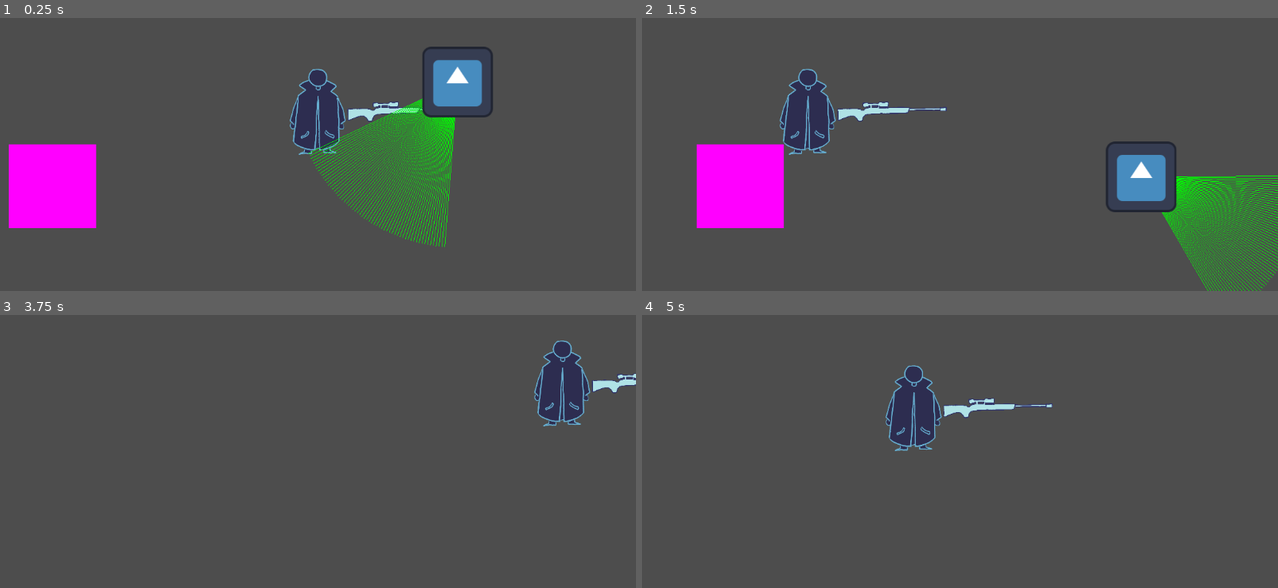
Above: before the commit, frames 1-4 (two rows, left to right).
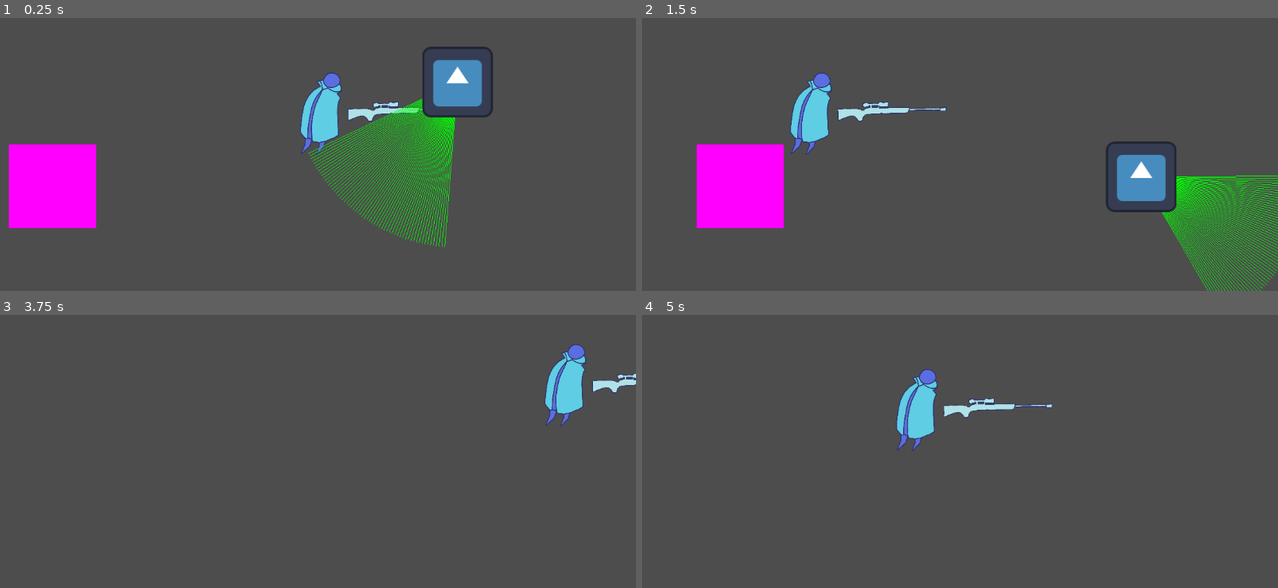
Above: after the commit, the same moments.

Repository: lonelyfloat/brackeys2025
Game: Godot game, scene res://basicTestScene.tscn
The game is run twice, just before and just after one commit, with the same random seed, the same clock (stepped at 60 frames per second) and the same inputs. The engine's default icon, where the game draws it, is replaced by a stand-in: a white triangle on a blue panel in a dark square.
Inputs:
- Up to frame 1 (0.25 s): no input
- Up to frame 2 (1.5 s): hold Right (ui_right) 0.53-1.28 s; hold Down (ui_down) from 1.28 s (still down)
- Up to frame 3 (3.75 s): tap Enter at 2, 3.5 s; release Down (ui_down) at 2.03 s; hold Right (ui_right) 2.03-2.78 s; tap Space at 2.75 s; hold Up (ui_up) 2.78-3.53 s; hold Left (ui_left) from 3.53 s (still down)
- Up to frame 4 (5 s): keep holding Left (ui_left)

The runs differ from the first frame. In frame 1, 2.0% of the frame differs, in the area x 45-55%, y 18-51%; in frame 2, 2.0%; in frame 3, 2.0%; in frame 4, 2.0%, in the area x 38-48%, y 18-50%.

Commit message:
player animation

Diff:
--- a/Player.tscn
+++ b/Player.tscn
@@ -1,8 +1,262 @@
-[gd_scene load_steps=5 format=3 uid="uid://b82xyl2dqnwky"]
-
-[ext_resource type="Texture2D" uid="uid://b1l118pwu5ui6" path="res://badAssasin.png" id="1_4mbxh"]
+[gd_scene load_steps=34 format=3 uid="uid://b82xyl2dqnwky"]
+
 [ext_resource type="Script" path="res://player.gd" id="1_xki20"]
+[ext_resource type="Texture2D" uid="uid://d2sjfw4jj2jjt" path="res://Spritesheet.png" id="2_sbp8o"]
 [ext_resource type="Texture2D" uid="uid://bsvn44hrrfjb0" path="res://sniber.png" id="3_npura"]
+
+[sub_resource type="AtlasTexture" id="AtlasTexture_nwfhp"]
+atlas = ExtResource("2_sbp8o")
+region = Rect2(1244, 3354, 622, 559)
+
+[sub_resource type="AtlasTexture" id="AtlasTexture_a1eis"]
+atlas = ExtResource("2_sbp8o")
+region = Rect2(1866, 3354, 622, 559)
+
+[sub_resource type="AtlasTexture" id="AtlasTexture_tc75q"]
+atlas = ExtResource("2_sbp8o")
+region = Rect2(622, 2795, 622, 559)
+
+[sub_resource type="AtlasTexture" id="AtlasTexture_dlmes"]
+atlas = ExtResource("2_sbp8o")
+region = Rect2(0, 2795, 622, 559)
+
+[sub_resource type="AtlasTexture" id="AtlasTexture_54y4a"]
+atlas = ExtResource("2_sbp8o")
+region = Rect2(0, 2236, 622, 559)
+
+[sub_resource type="AtlasTexture" id="AtlasTexture_0u7ks"]
+atlas = ExtResource("2_sbp8o")
+region = Rect2(622, 2236, 622, 559)
+
+[sub_resource type="AtlasTexture" id="AtlasTexture_dquxn"]
+atlas = ExtResource("2_sbp8o")
+region = Rect2(1244, 2795, 622, 559)
+
+[sub_resource type="AtlasTexture" id="AtlasTexture_w25yo"]
+atlas = ExtResource("2_sbp8o")
+region = Rect2(1866, 2795, 622, 559)
+
+[sub_resource type="AtlasTexture" id="AtlasTexture_d77cf"]
+atlas = ExtResource("2_sbp8o")
+region = Rect2(1244, 2236, 622, 559)
+
+[sub_resource type="AtlasTexture" id="AtlasTexture_j03jm"]
+atlas = ExtResource("2_sbp8o")
+region = Rect2(1866, 2236, 622, 559)
+
+[sub_resource type="AtlasTexture" id="AtlasTexture_0ciey"]
+atlas = ExtResource("2_sbp8o")
+region = Rect2(622, 3354, 622, 559)
+
+[sub_resource type="AtlasTexture" id="AtlasTexture_0vnig"]
+atlas = ExtResource("2_sbp8o")
+region = Rect2(0, 3354, 622, 559)
+
+[sub_resource type="AtlasTexture" id="AtlasTexture_11r3e"]
+atlas = ExtResource("2_sbp8o")
+region = Rect2(0, 1677, 622, 559)
+
+[sub_resource type="AtlasTexture" id="AtlasTexture_0v48c"]
+atlas = ExtResource("2_sbp8o")
+region = Rect2(622, 1677, 622, 559)
+
+[sub_resource type="AtlasTexture" id="AtlasTexture_i6g5n"]
+atlas = ExtResource("2_sbp8o")
+region = Rect2(1244, 1677, 622, 559)
+
+[sub_resource type="AtlasTexture" id="AtlasTexture_cy48x"]
+atlas = ExtResource("2_sbp8o")
+region = Rect2(1866, 1677, 622, 559)
+
+[sub_resource type="AtlasTexture" id="AtlasTexture_u1ace"]
+atlas = ExtResource("2_sbp8o")
+region = Rect2(0, 0, 622, 559)
+
+[sub_resource type="AtlasTexture" id="AtlasTexture_bqt0u"]
+atlas = ExtResource("2_sbp8o")
+region = Rect2(622, 0, 622, 559)
+
+[sub_resource type="AtlasTexture" id="AtlasTexture_8xd0j"]
+atlas = ExtResource("2_sbp8o")
+region = Rect2(1244, 0, 622, 559)
+
+[sub_resource type="AtlasTexture" id="AtlasTexture_ja6sj"]
+atlas = ExtResource("2_sbp8o")
+region = Rect2(1866, 0, 622, 559)
+
+[sub_resource type="AtlasTexture" id="AtlasTexture_b050k"]
+atlas = ExtResource("2_sbp8o")
+region = Rect2(0, 1118, 622, 559)
+
+[sub_resource type="AtlasTexture" id="AtlasTexture_w4yf4"]
+atlas = ExtResource("2_sbp8o")
+region = Rect2(622, 1118, 622, 559)
+
+[sub_resource type="AtlasTexture" id="AtlasTexture_tiub7"]
+atlas = ExtResource("2_sbp8o")
+region = Rect2(1244, 1118, 622, 559)
+
+[sub_resource type="AtlasTexture" id="AtlasTexture_afv3o"]
+atlas = ExtResource("2_sbp8o")
+region = Rect2(1866, 1118, 622, 559)
+
+[sub_resource type="AtlasTexture" id="AtlasTexture_pmn3w"]
+atlas = ExtResource("2_sbp8o")
+region = Rect2(0, 559, 622, 559)
+
+[sub_resource type="AtlasTexture" id="AtlasTexture_2jh65"]
+atlas = ExtResource("2_sbp8o")
+region = Rect2(622, 559, 622, 559)
+
+[sub_resource type="AtlasTexture" id="AtlasTexture_ligk3"]
+atlas = ExtResource("2_sbp8o")
+region = Rect2(1244, 559, 622, 559)
+
+[sub_resource type="AtlasTexture" id="AtlasTexture_3lrps"]
+atlas = ExtResource("2_sbp8o")
+region = Rect2(1866, 559, 622, 559)
+
+[sub_resource type="SpriteFrames" id="SpriteFrames_326wc"]
+animations = [{
+"frames": [{
+"duration": 1.0,
+"texture": SubResource("AtlasTexture_nwfhp")
+}, {
+"duration": 1.0,
+"texture": SubResource("AtlasTexture_a1eis")
+}],
+"loop": false,
+"name": &"die",
+"speed": 4.0
+}, {
+"frames": [{
+"duration": 1.0,
+"texture": SubResource("AtlasTexture_tc75q")
+}, {
+"duration": 1.0,
+"texture": SubResource("AtlasTexture_dlmes")
+}],
+"loop": true,
+"name": &"idleB",
+"speed": 2.0
+}, {
+"frames": [{
+"duration": 1.0,
+"texture": SubResource("AtlasTexture_54y4a")
+}, {
+"duration": 1.0,
+"texture": SubResource("AtlasTexture_0u7ks")
+}],
+"loop": true,
+"name": &"idleF",
+"speed": 2.0
+}, {
+"frames": [{
+"duration": 1.0,
+"texture": SubResource("AtlasTexture_dquxn")
+}, {
+"duration": 1.0,
+"texture": SubResource("AtlasTexture_w25yo")
+}],
+"loop": true,
+"name": &"idleL",
+"speed": 2.0
+}, {
+"frames": [{
+"duration": 1.0,
+"texture": SubResource("AtlasTexture_d77cf")
+}, {
+"duration": 1.0,
+"texture": SubResource("AtlasTexture_j03jm")
+}],
+"loop": true,
+"name": &"idleR",
+"speed": 2.0
+}, {
+"frames": [{
+"duration": 1.0,
+"texture": SubResource("AtlasTexture_0ciey")
+}],
+"loop": true,
+"name": &"knockedL",
+"speed": 5.0
+}, {
+"frames": [{
+"duration": 1.0,
+"texture": SubResource("AtlasTexture_0vnig")
+}],
+"loop": true,
+"name": &"knockedR",
+"speed": 5.0
+}, {
+"frames": [{
+"duration": 1.0,
+"texture": SubResource("AtlasTexture_11r3e")
+}, {
+"duration": 1.0,
+"texture": SubResource("AtlasTexture_0v48c")
+}, {
+"duration": 1.0,
+"texture": SubResource("AtlasTexture_i6g5n")
+}, {
+"duration": 1.0,
+"texture": SubResource("AtlasTexture_cy48x")
+}],
+"loop": true,
+"name": &"moveB",
+"speed": 6.0
+}, {
+"frames": [{
+"duration": 1.0,
+"texture": SubResource("AtlasTexture_u1ace")
+}, {
+"duration": 1.0,
+"texture": SubResource("AtlasTexture_bqt0u")
+}, {
+"duration": 1.0,
+"texture": SubResource("AtlasTexture_8xd0j")
+}, {
+"duration": 1.0,
+"texture": SubResource("AtlasTexture_ja6sj")
+}],
+"loop": true,
+"name": &"moveF",
+"speed": 6.0
+}, {
+"frames": [{
+"duration": 1.0,
+"texture": SubResource("AtlasTexture_b050k")
+}, {
+"duration": 1.0,
+"texture": SubResource("AtlasTexture_w4yf4")
+}, {
+"duration": 1.0,
+"texture": SubResource("AtlasTexture_tiub7")
+}, {
+"duration": 1.0,
+"texture": SubResource("AtlasTexture_afv3o")
+}],
+"loop": true,
+"name": &"moveL",
+"speed": 6.0
+}, {
+"frames": [{
+"duration": 1.0,
+"texture": SubResource("AtlasTexture_pmn3w")
+}, {
+"duration": 1.0,
+"texture": SubResource("AtlasTexture_2jh65")
+}, {
+"duration": 1.0,
+"texture": SubResource("AtlasTexture_ligk3")
+}, {
+"duration": 1.0,
+"texture": SubResource("AtlasTexture_3lrps")
+}],
+"loop": true,
+"name": &"moveR",
+"speed": 6.0
+}]
 
 [sub_resource type="RectangleShape2D" id="RectangleShape2D_2biwl"]
 size = Vector2(81, 148)
@@ -11,9 +265,10 @@
 motion_mode = 1
 script = ExtResource("1_xki20")
 
-[node name="Sprite2D" type="Sprite2D" parent="."]
-scale = Vector2(0.33, 0.33)
-texture = ExtResource("1_4mbxh")
+[node name="AnimatedSprite2D" type="AnimatedSprite2D" parent="."]
+scale = Vector2(0.3, 0.3)
+sprite_frames = SubResource("SpriteFrames_326wc")
+animation = &"knockedR"
 
 [node name="CollisionShape2D" type="CollisionShape2D" parent="."]
 position = Vector2(-1.5, 1)
Binary file added: Spritesheet.png
Not shown, added: Spritesheet.png.import
